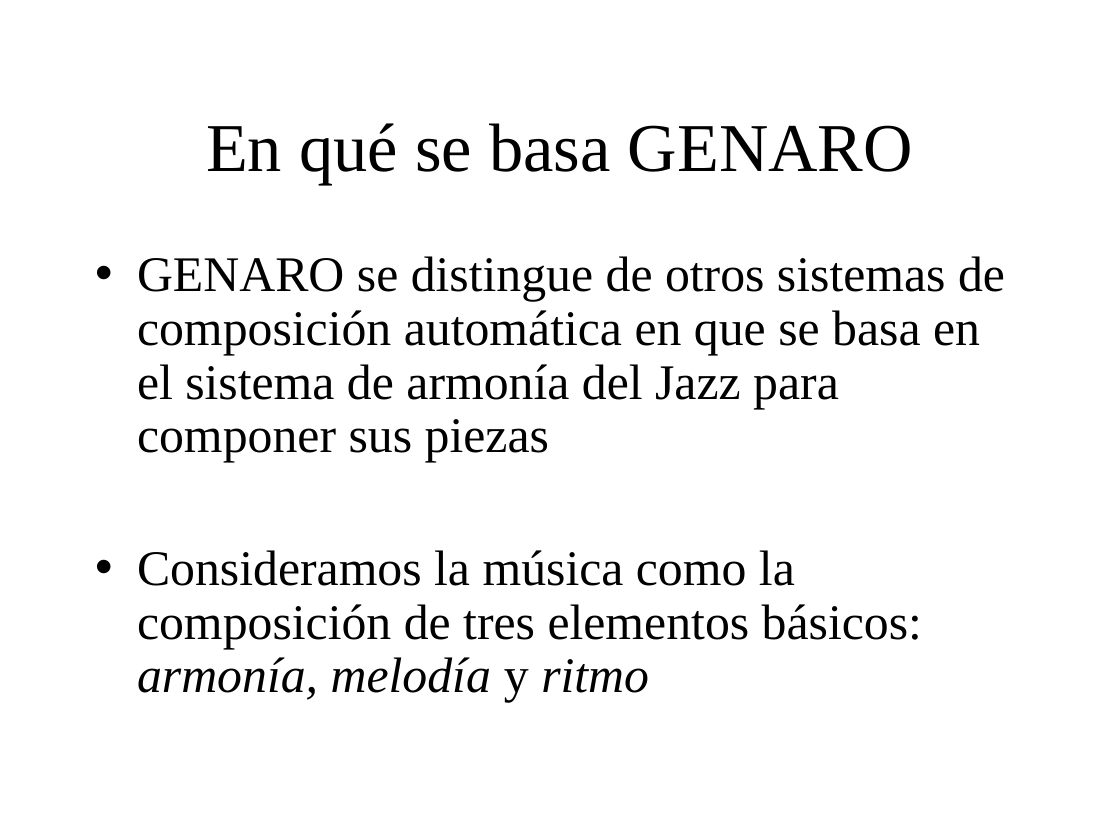
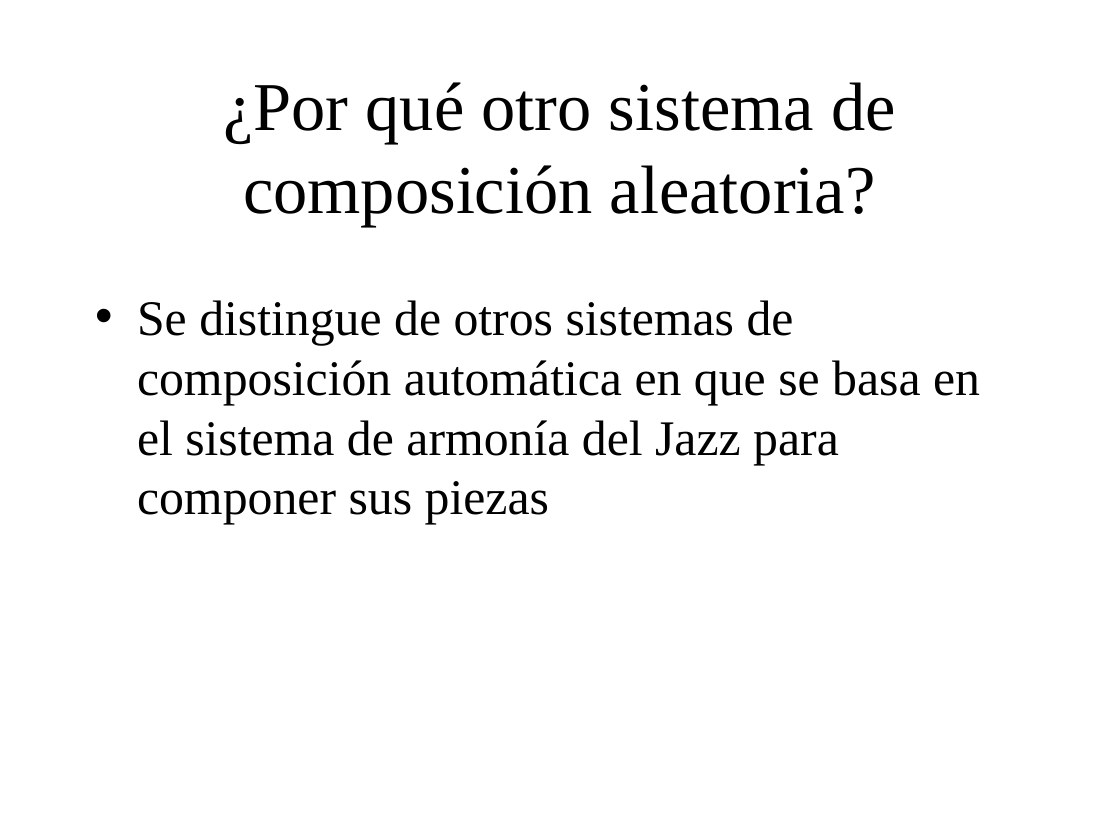
Before and after one commit to BackupTheBerlios/genaro, a slide deck: slide 5 of Documentos/MemoriaSSII/presentacion_proyecto.ppt. Drawn at 1120x840 pixels with LibreOffice and Linux fonts; fonts in the diff are those of the drawing; background and template pictures are left out. Boxes give left, top, right and bottom in pixels: in the first picture for what was removed or moved away, otherwise in the second. Text is boxed around its words. In the diff, an @@ line names an element or a change of style, - is before the commit and + after.

```diff
--- a/Documentos/MemoriaSSII/presentacion_proyecto.ppt
+++ b/Documentos/MemoriaSSII/presentacion_proyecto.ppt
@@ title at [223,82,896,226]: text changed @@
-En qué se basa GENARO
+¿Por qué otro sistema de composición aleatoria?
@@ text at [137,300,980,524]: text changed @@
-• GENARO se distingue de otros sistemas de composición automática en que se basa en el sistema de armonía del Jazz para componer sus piezas
-• Consideramos la música como la composición de tres elementos básicos: armonía, melodía y ritmo
+• Se distingue de otros sistemas de composición automática en que se basa en el sistema de armonía del Jazz para componer sus piezas
```
Also in this commit, not shown: 19 other slides changed, 10 slides added, 1 slide removed.
